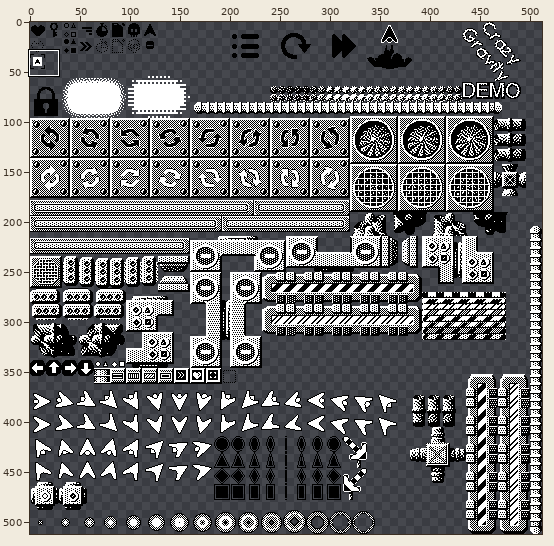
File history of a pixel-art file, Art/sprite.aseprite. Above: a wide view before the commit, with the close-up outlined.
Close-up. First the earlier version:
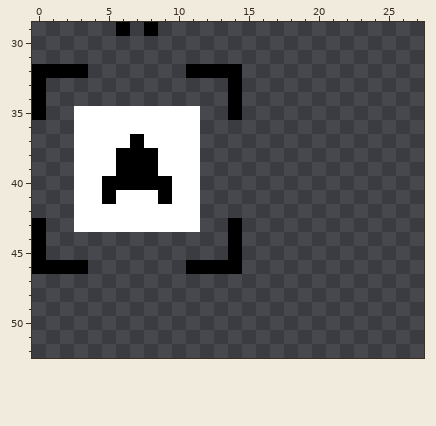
512x512 pixels, 1 frame. Colours within 5 levels of each other are drawn and written as one. Shown: x 0..27, y 29..52.
And afterwards:
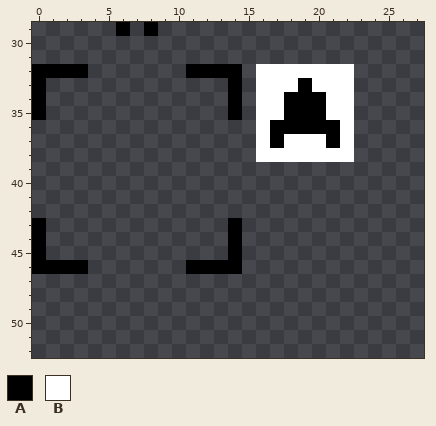
Palette (. is transparent): A #000000  B #ffffff
Commit message: BUGFIX initial position not drawn to minimap, intersect
Changes in this commit:
layer "Common/minimap_player" added
--- layers "Common/minimap_player", "Common/minimap_player_marker"
@@ x 0..27 @@
 31 ............................
-32 AAAA.......AAAA.............
-33 A.............A.............
-34 A.............A.............
-35 A..BBBBBBBBB..A.............
-36 ...BBBBBBBBB................
-37 ...BBBBABBBB................
-38 ...BBBAAABBB................
-39 ...BBBAAABBB................
-40 ...BBAAAAABB................
-41 ...BBABBBABB................
-42 ...BBBBBBBBB................
-43 A..BBBBBBBBB..A.............
+32 AAAA.......AAAA.BBBBBBB.....
+33 A.............A.BBBABBB.....
+34 A.............A.BBAAABB.....
+35 A.............A.BBAAABB.....
+36 ................BAAAAAB.....
+37 ................BABBBAB.....
+38 ................BBBBBBB.....
+39 ............................
+40 ............................
+41 ............................
+42 ............................
+43 A.............A.............
 44 A.............A.............
Boxes around the changes in both close-ups, in picture pixels (x1, y1, x2, y2):
added: (256, 64, 354, 162)
erased: (74, 106, 200, 232)
